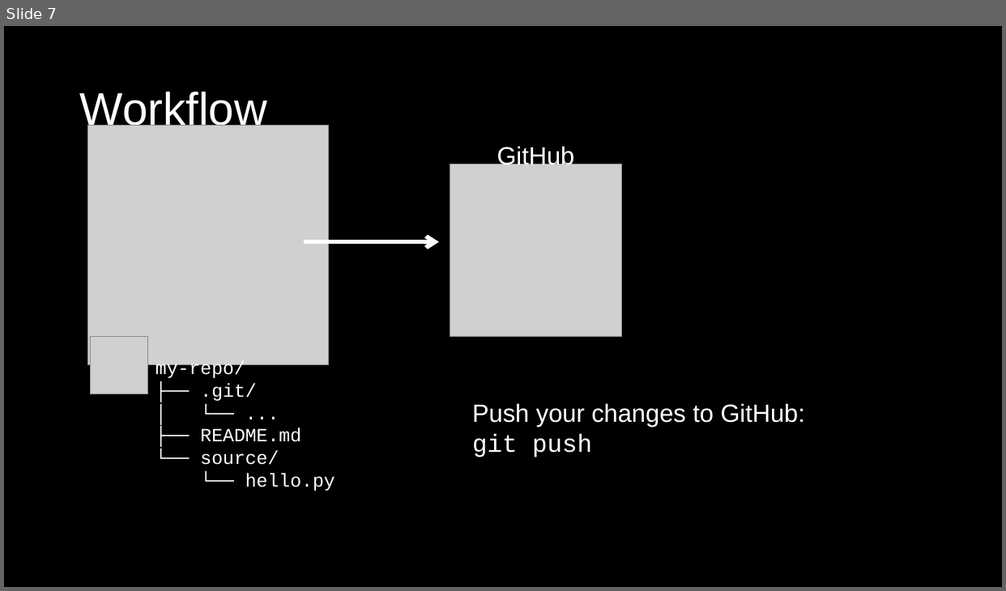
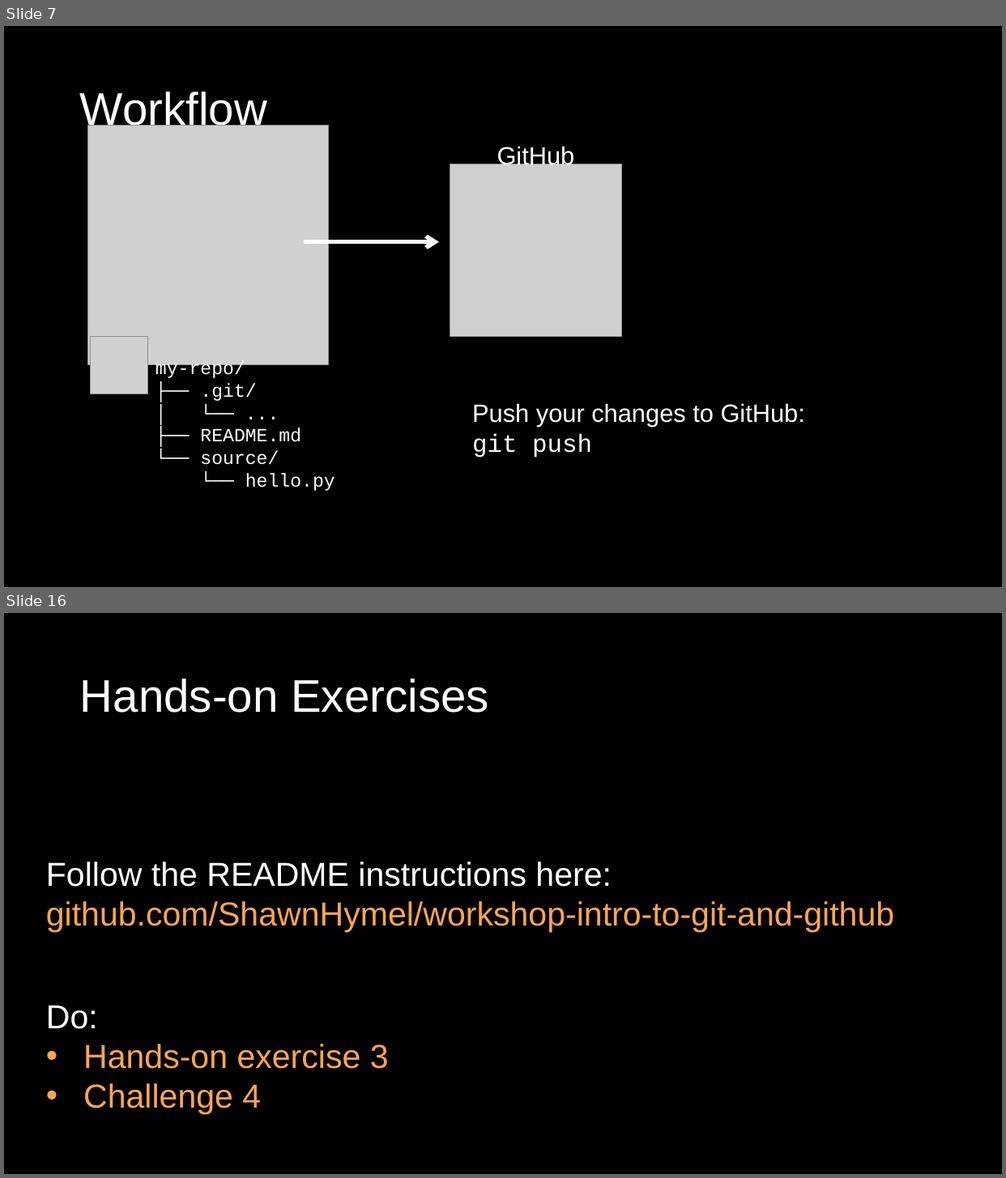
Before and after one commit to ShawnHymel/workshop-intro-to-git-and-github, a slide deck: slides/intro-to-git-and-github.pptx. Shown one above the other, each under a label of ours: slide 7 before the commit, slides 7 and 16 after it; the slides between them are not shown. The pictures are 1006x591 and 1006x1178 pixels, drawn with LibreOffice and Linux fonts; fonts in the diff are those of the drawing; grey boxes stand for pictures. Boxes give left, top, right and bottom in pixels: in the first picture for what was removed or moved away, otherwise in the second. Text is boxed around its words. In the diff, an @@ line names an element or a change of style, - is before the commit and + after.

```diff
--- a/slides/intro-to-git-and-github.pptx
+++ b/slides/intro-to-git-and-github.pptx
@@ slide 16 added at [4,613,1002,1174], background #000000 @@
@@ title added at [80,679,489,713], 44 pt, text #FFFFFF @@
+Hands-on Exercises
@@ text added at [46,862,894,933], 32 pt, text #F9A64E @@
+Follow the README instructions here: github.com/ShawnHymel/workshop-intro-to-git-and-github
@@ text added at [46,1005,389,1115], 32 pt, text #F9A64E @@
+Do:
+• Hands-on exercise 3
+• Challenge 4
```
Also in this commit, not shown: 1 slide changed, 7 other slides added, 1 other file.
